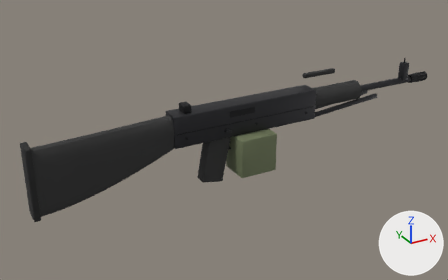
Two versions of the FBX model SourceArt/Models/SM_Minimi.fbx, one commit apart.
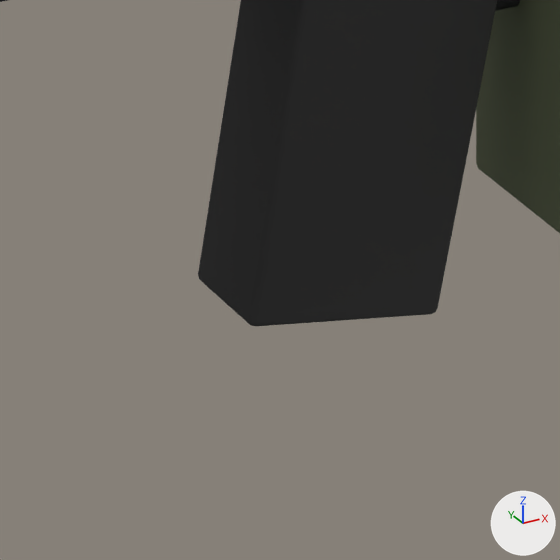
Each version appears first whole from a 50 mm camera at (-0.684, -1.231, 0.57) aimed at (0.006, 0.023, -0.057), and next in a close-up on the part from 39% to 52% of the width and 53% to 74% of the height. Every picture has the same lights, and +X, +Y and +Z are marked at lower right. The older version's two pictures come first. Where no turn or scale is listed for an object, it has been applied to the vertices. Vertices at exactly the same position are counted once.

The first close-up shows 'SM_Minimi'.
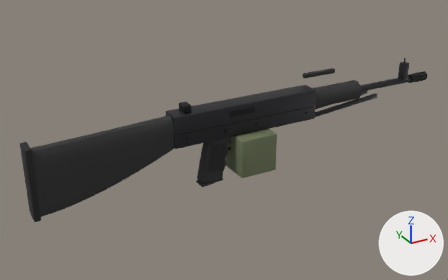
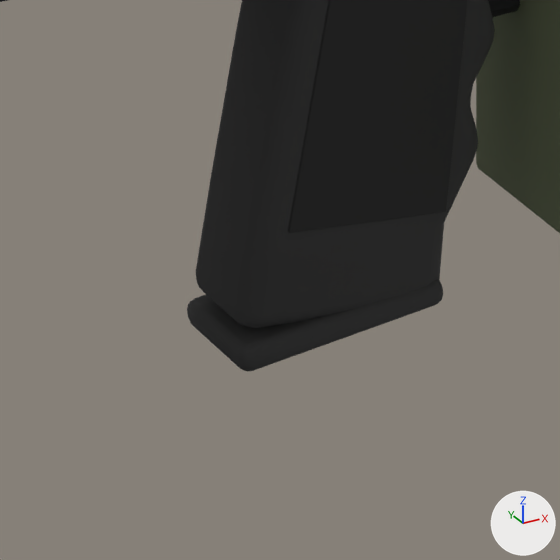
Where the change shows, as pixel boxes (x1, y1, x2, y2) in the close-ups (560 x 560 px; the box of a moved part takes in the faces that stretch with it):
'SM_Minimi', reshaped
    before: (0, 0, 560, 326)
    after: (0, 0, 560, 371)
part 1 of me_sm_minimi_001, rebuilt
    before: (198, 0, 497, 326)
    after: (196, 0, 495, 328)
part 2 of me_sm_minimi_001, added
    after: (187, 279, 443, 371)
part 3 of me_sm_minimi_001, moved or reshaped (not visible before)
    after: (488, 0, 520, 18)

Patch to the scene script:
```diff
--- a/SourceArt/Models/SM_Minimi.fbx.py
+++ b/SourceArt/Models/SM_Minimi.fbx.py
@@ me_sm_minimi_001 @@
 # used by ob_sm_minimi; location = (0.0, 0.0, 0.0)
-me_sm_minimi_001.from_pydata(...)  # 2476 vertices, 2382 faces; spans x -0.484..0.655, y -0.06..0.041, z -0.15..0.083
+me_sm_minimi_001.from_pydata(...)  # 2756 vertices, 2653 faces; spans x -0.484..0.655, y -0.06..0.041, z -0.153..0.083
+# me_sm_minimi_001 part 1: the loose piece of 96 vertices spanning x -0.075..0.005, y -0.016..0.016, z -0.15..-0.03 is rebuilt with 216 vertices and now spans x -0.077..0.003, y -0.016..0.016, z -0.147..-0.03
+# me_sm_minimi_001 part 2: a new loose piece of 96 vertices spanning x -0.078..-0.018, y -0.017..0.017, z -0.153..-0.139, in mat_m_blackpolymer (dark grey #303030)
+# me_sm_minimi_001 part 3: 2 vertices moved within x 0.012, y -0.002..0.002, z -0.057; 188 vertices removed from x 0.009..0.051, y -0.005..0.005, z -0.07..-0.03; 156 vertices added at x -0.014..0.057, y -0.005..0.005, z -0.075..-0.027
+# other edits to the shape of me_sm_minimi_001 do not show in these pictures
 me_sm_minimi_001.materials.append(mat_m_steel)
```
